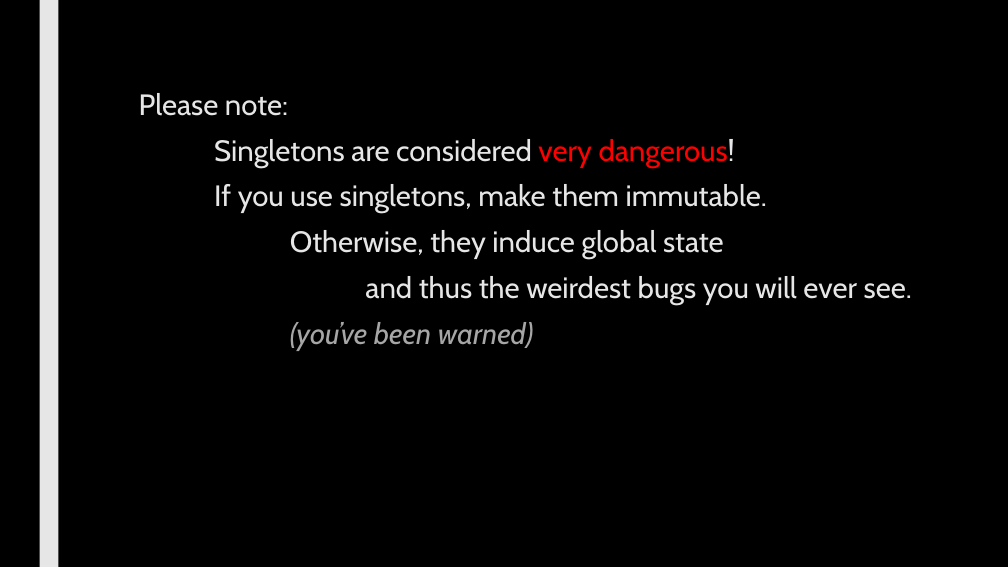
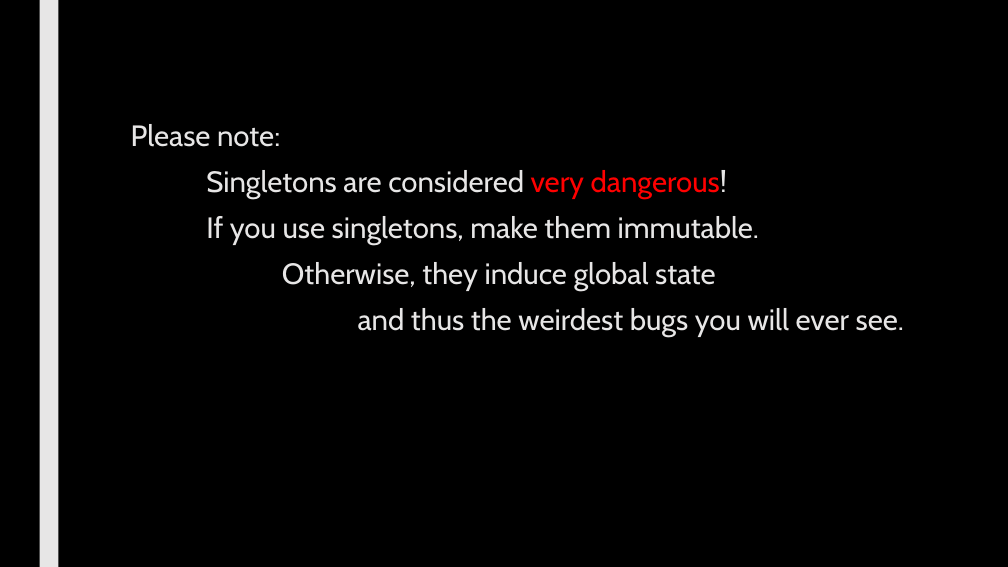
Before and after one commit to max7patek/metaprogramming, a slide deck: slide 16 of slides/05-Metaclasses.pptx (slide 14 before the commit). Drawn at 1008x567 pixels with LibreOffice and Linux fonts; fonts in the diff are those of the drawing. Boxes give left, top, right and bottom in pixels: in the first picture for what was removed or moved away, otherwise in the second. Text is boxed around its words. In the diff, an @@ line names an element or a change of style, - is before the commit and + after.

```diff
--- a/slides/05-Metaclasses.pptx
+++ b/slides/05-Metaclasses.pptx
@@ text "Please note:": place and size @@
-text "Please note:" at [139,93,912,351]
+text "Please note:" at [131,124,904,337]
@@ text at [290,322,534,351]: paragraph removed @@
-(you’ve been warned)
```
Also in this commit, not shown: 6 other slides changed, 2 slides added.
